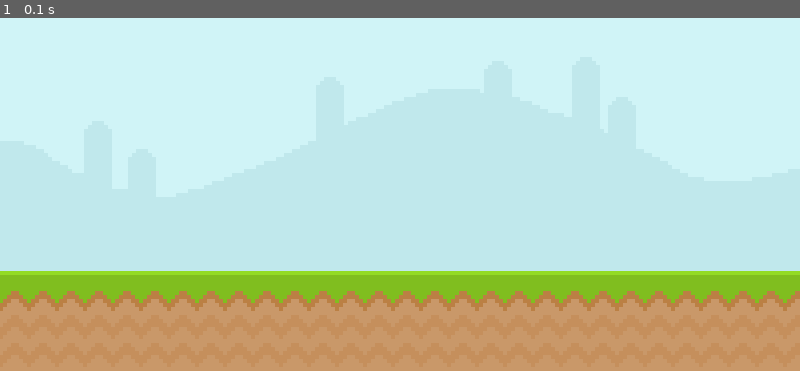
Above: before the commit, frame 1.
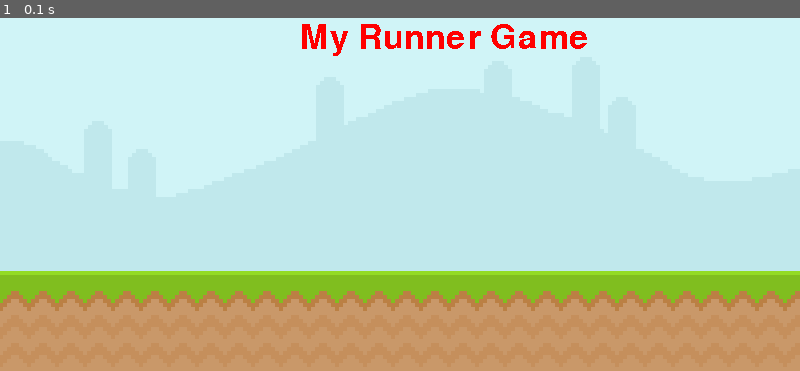
Above: after the commit, the same moment.

Repository: 61ZM07H36R3ML1N/Pygame
Game: pygame game, started from framewwork.py
The game is run twice, just before and just after one commit, with the same random seed, the same clock (stepped at 60 frames per second) and the same inputs.
Inputs:
- Up to frame 1 (0.1 s): no input

The runs differ from the first frame. In frame 1, 1.0% of the frame differs, in the area x 37-74%, y 1-11%.

Commit message:
added screen.blit for text_surface

Diff:
--- a/framewwork.py
+++ b/framewwork.py
@@ -9,6 +9,7 @@
 
 sky_surface = pygame.image.load('graphics/Sky.png')
 ground_surface = pygame.image.load('graphics/ground.png')
+text_surface = test_font.render('My Runner Game', False, 'Red')
 
 while True:
     for event in pygame.event.get():
@@ -17,6 +18,7 @@
             exit()
     screen.blit(sky_surface, (0, 0))
     screen.blit(ground_surface, (0, 300))
+    screen.blit(text_surface, (300,50))
 
     pygame.display.update()
     clock.tick(60)
